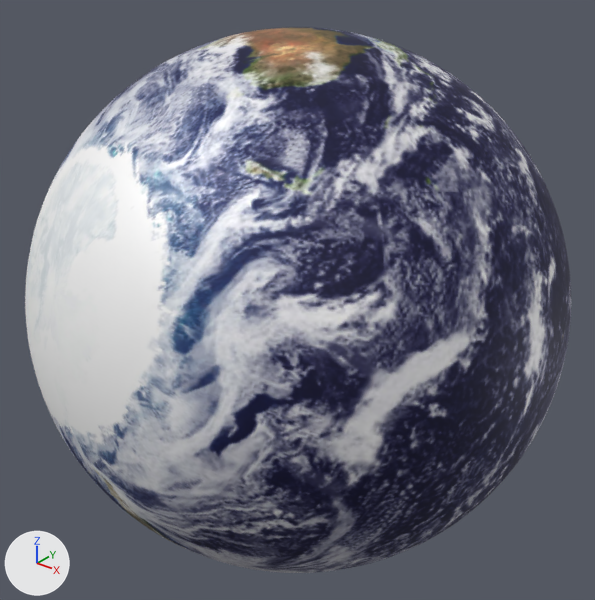
The glTF model Assets/Earth/Earth.glb, before and after one commit.
Before and after are seen from a 50 mm lens placed at (0.194, -0.243, 0.15), pointed at (-0.001, 0.0, 0.0). The lights are fixed; the arrows at lower left show +X, +Y and +Z.

The first picture shows 'Earth'.
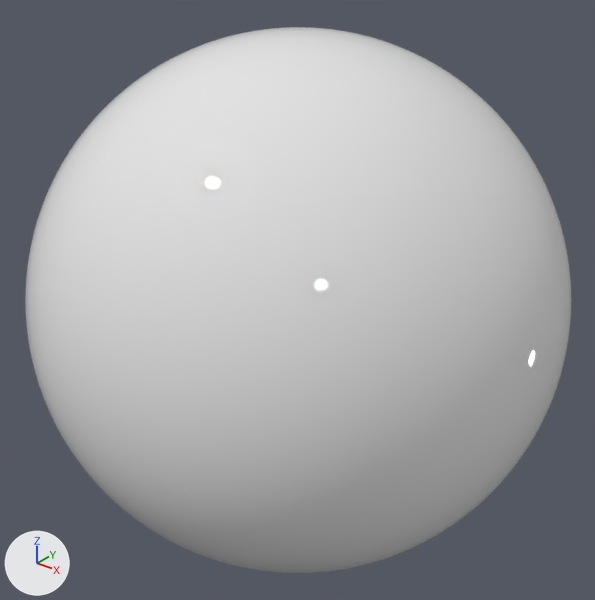
The newer file is also rescaled (x1000.0) as a whole; pictures and numbers use the older file's frame.

Where the change shows, as pixel boxes (x1, y1, x2, y2) in the pictures (595 x 600 px):
'Earth', recoloured
    both: (25, 27, 571, 573)

Patch to the scene script:
```diff
--- a/Assets/Earth/Earth.glb.py
+++ b/Assets/Earth/Earth.glb.py
@@ mat_planet_earth @@
+mat_planet_earth = principled_material('Planet_Earth')
+mat_planet_earth.base_color = (0.8, 0.8, 0.8)  # white #e7e7e7
+mat_planet_earth.roughness = 0.0
@@ me_plane_000 @@
 me_plane_000.from_pydata(...)  # 8127 vertices, 16140 faces; spans x -0.109..0.108, y -0.108..0.108, z -0.109..0.108
-me_plane_000.materials.append(mat_earthimage)  # picture img_earth_nasa_combined_2048
+me_plane_000.materials.append(mat_planet_earth)  # white #e7e7e7
```
